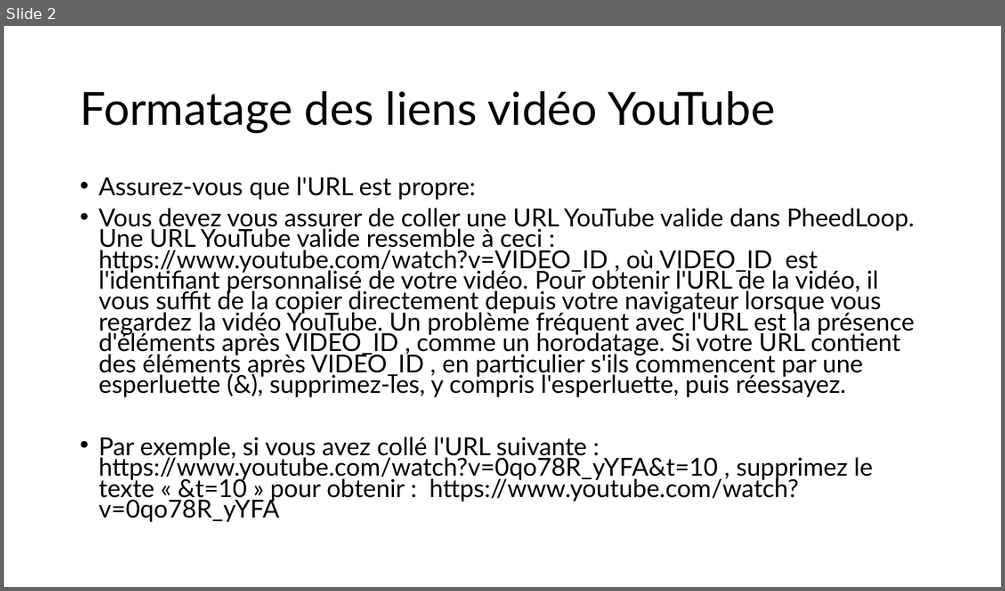
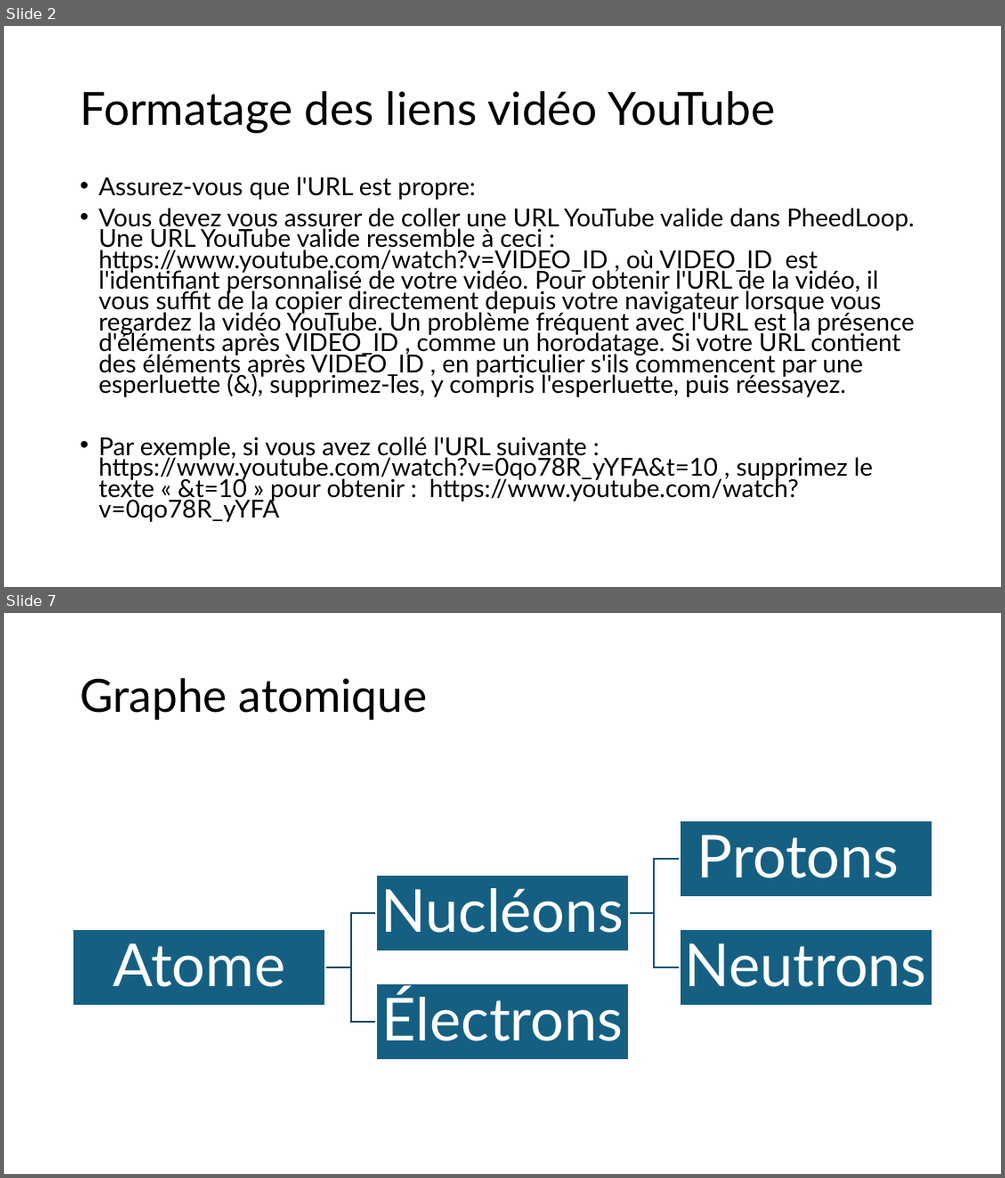
Before and after one commit to Djamelikra/Office-Automation, a slide deck: Pending/Prolegomenes_ATOME.pptx. Shown one above the other, each under a label of ours: slide 2 before the commit, slides 2 and 7 after it; the slides between them are not shown. The pictures are 1005x591 and 1005x1178 pixels, drawn with LibreOffice and Linux fonts; fonts in the diff are those of the drawing. Boxes give left, top, right and bottom in pixels: in the first picture for what was removed or moved away, otherwise in the second. Text is boxed around its words. In the diff, an @@ line names an element or a change of style, - is before the commit and + after.

```diff
--- a/Pending/Prolegomenes_ATOME.pptx
+++ b/Pending/Prolegomenes_ATOME.pptx
@@ slide 7 added at <box>4,613,1001,1174</box>, background #FFFFFF @@
@@ title added at <box>80,678,428,720</box>, 44 pt, text #000000 @@
+Graphe atomique
@@ group added at <box>73,820,932,1060</box>: 5 rectangles, 5 texts, 4 freeform shapes @@
+Atome
+Nucléons
+Protons
+Neutrons
+Électrons
```
Also in this commit, not shown: 2 slides changed, 2 other slides added.
